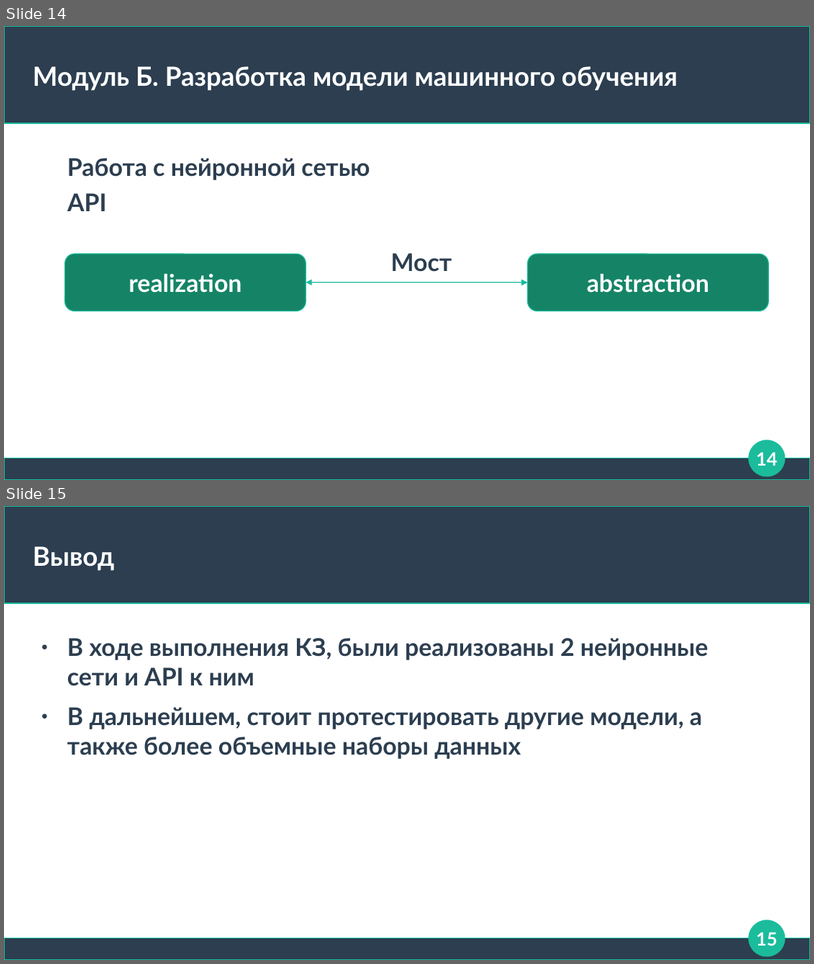
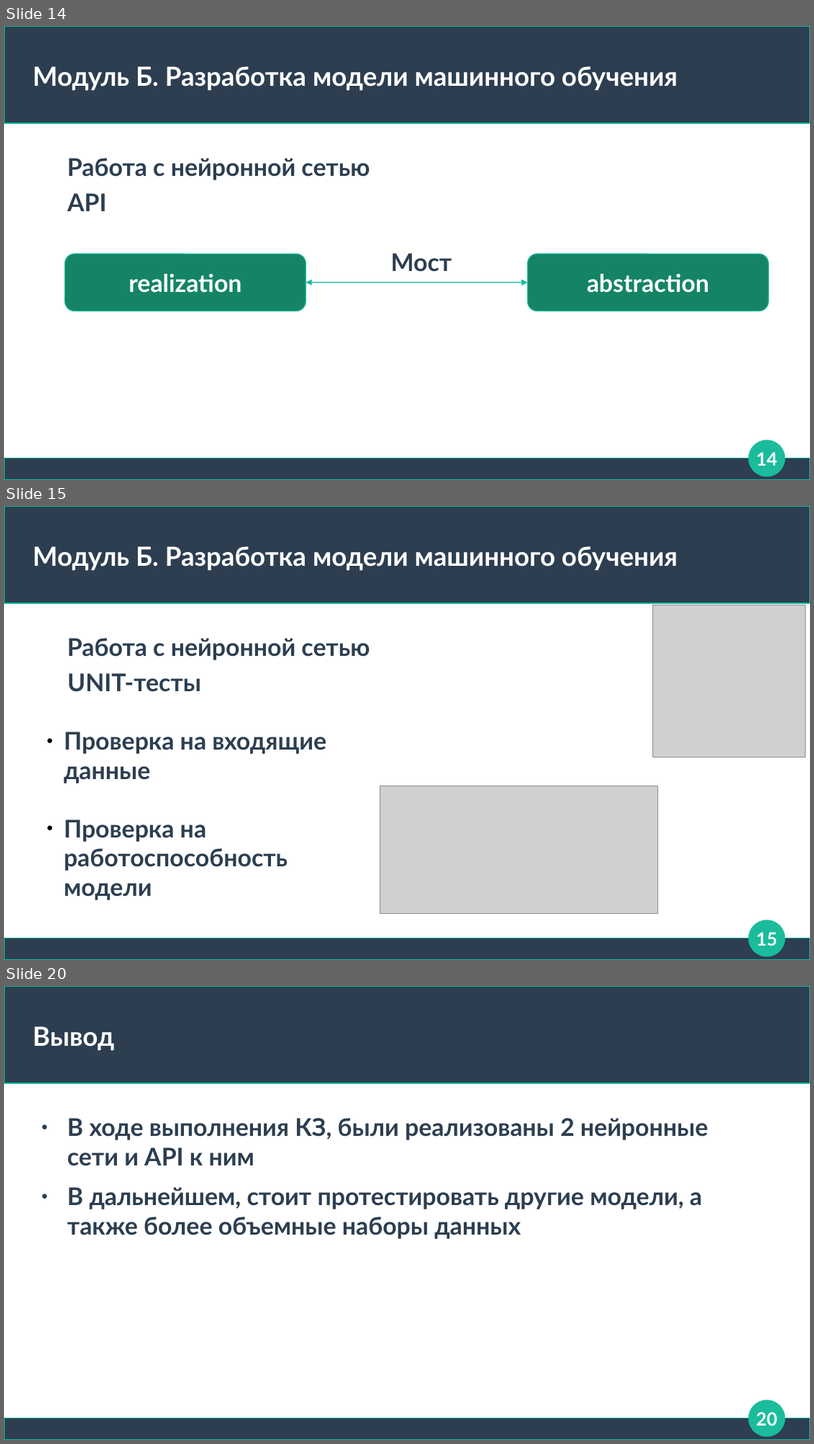
Before and after one commit to Rainfue/NLP-summary, a slide deck: Module4/presentation.odp. Shown one above the other, each under a label of ours: slides 14 and 15 before the commit, slides 14, 15 and 20 after it; the slides between them are not shown. The pictures are 814x964 and 814x1444 pixels, drawn with LibreOffice and Linux fonts; fonts in the diff are those of the drawing; grey boxes stand for pictures. Boxes give left, top, right and bottom in pixels: in the first picture for what was removed or moved away, otherwise in the second. Text is boxed around its words. In the diff, an @@ line names an element or a change of style, - is before the commit and + after.

Commit message:
18.03.25 presentation + unit tests

```diff
--- a/Module4/presentation.odp
+++ b/Module4/presentation.odp
@@ slide 15 added at (4, 506, 810, 960), background #FFFFFF; not listed: 3 template elements that a slide beside it also shows @@
@@ title added at (33, 546, 678, 571), 26 pt, text #FFFFFF, bold @@
+Модуль Б. Разработка модели машинного обучения
@@ picture added at (654, 605, 806, 757) @@
@@ text added at (67, 638, 370, 660), 24 pt, text #2C3E50, bold @@
+Работа с нейронной сетью
@@ text added at (67, 673, 201, 692), 24 pt, text #2C3E50, bold @@
+UNIT-тесты
@@ text added at (64, 731, 327, 900), 24 pt, text #2C3E50, bold @@
+● Проверка на входящие данные
+● Проверка на работоспособность модели
@@ picture added at (380, 786, 658, 914) @@
@@ page number added at (756, 932, 777, 945), 18 pt, text #FFFFFF, bold @@
+15
@@ what was slide 15 is now slide 20 @@
@@ page number at (756, 1412, 777, 1425): text changed @@
-15
+20
```
Also in this commit, not shown: 4 other slides added, 22 other files.
